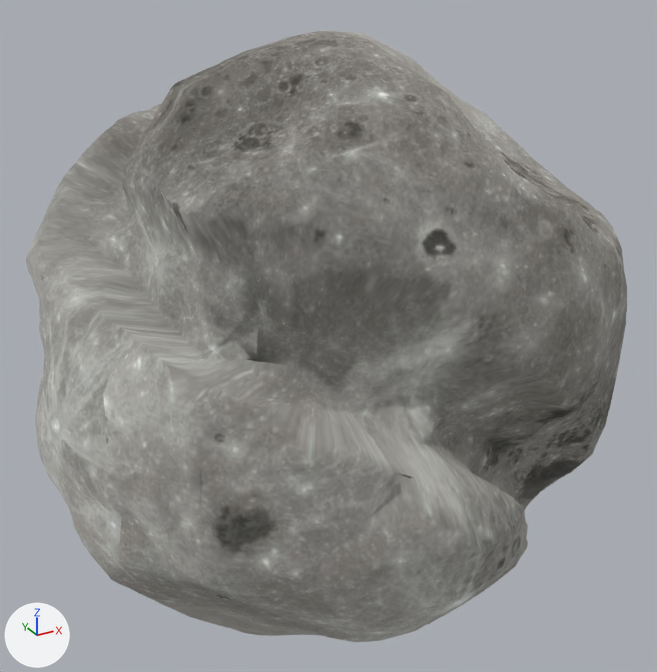
Before and after pictures for a commit that changed the Blender file blender/level one/moon.blend.
The view is the same before and after, from a 50 mm camera at (-32.0, -60.0, 30.5) aimed at (0.5, -0.8, 0.9). The lights are fixed; the arrows at lower left show +X, +Y and +Z.

Script lines for the objects in view, before the commit:
```python
me_icosphere = bpy.data.meshes.new('Icosphere')
me_icosphere.from_pydata(...)  # 3929 vertices, 3928 faces; spans x -22.9..22.1, y -24.6..23.6, z -23.2..24.3
me_icosphere.polygons.foreach_set('use_smooth', [True] * 3928)
me_icosphere.materials.append(mat_material_001)  # picture img_real_moon_jpg
ob_icosphere = bpy.data.objects.new('Icosphere', me_icosphere)
ob_icosphere.location = (0.0, 0.0, 0.0)
```
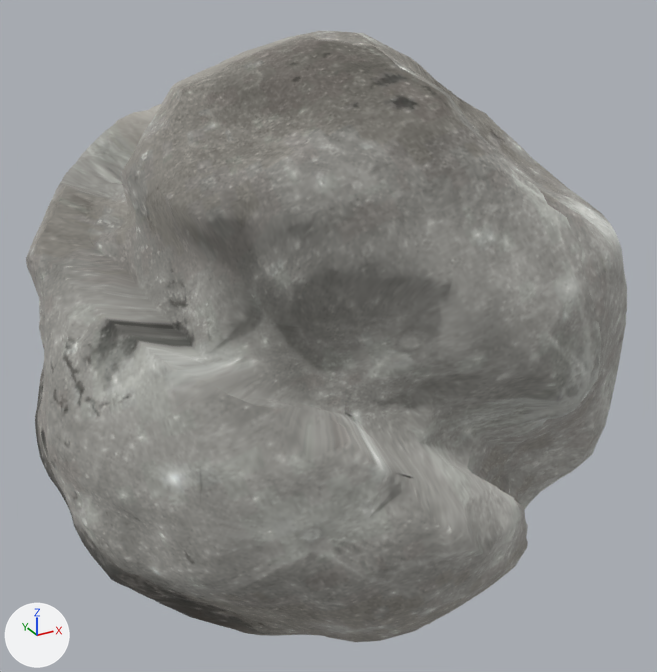
Boxes [x1, y1, x2, y2] around the edits, measured in the pictures (657 x 672 px):
part 1 of me_icosphere, built on
    both: [233, 307, 397, 436]
part 2 of me_icosphere, surface changed
    both: [26, 31, 627, 642]

The change in detail:
me_icosphere is used by ob_icosphere; location (0.0, 0.0, 0.0).
me_icosphere had 3929 vertices, 3928 faces and spanned x -22.9..22.1, y -24.6..23.6, z -23.2..24.3.
me_icosphere now has 4489 vertices, 5097 faces and spans x -22.9..22.1, y -24.6..23.6, z -23.2..24.3.
me_icosphere part 1: 291 vertices moved from x -10.2..12.8, y -14.8..18.5, z -19.2..7.3 to x -10.3..12.9, y -15.0..18.4, z -19.3..7.4; 56 vertices removed from x -4.2..4.5, y 1.1..9.3, z -10.3..-7.8; 616 vertices added at x -13.3..13.3, y -13.4..13.1, z -13.1..13.5.
me_icosphere part 2: 3856 kept faces spanning x -22.9..22.1, y -24.6..23.6, z -23.2..24.3 get new texture (UV) coordinates.
